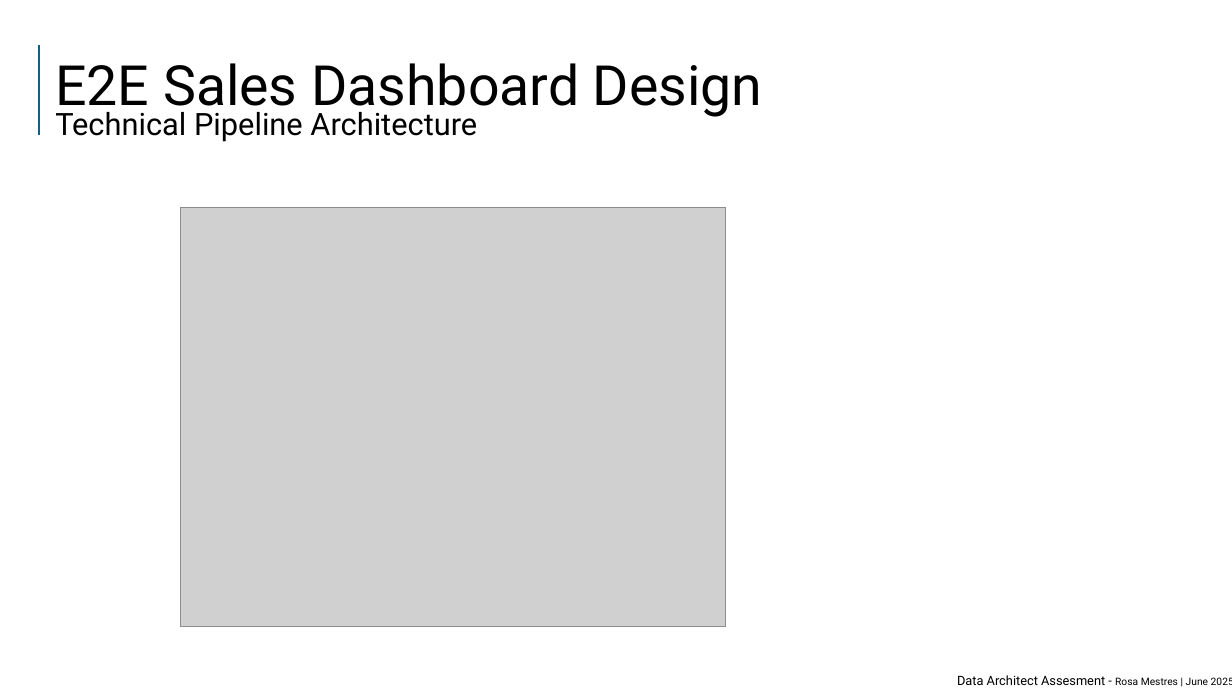
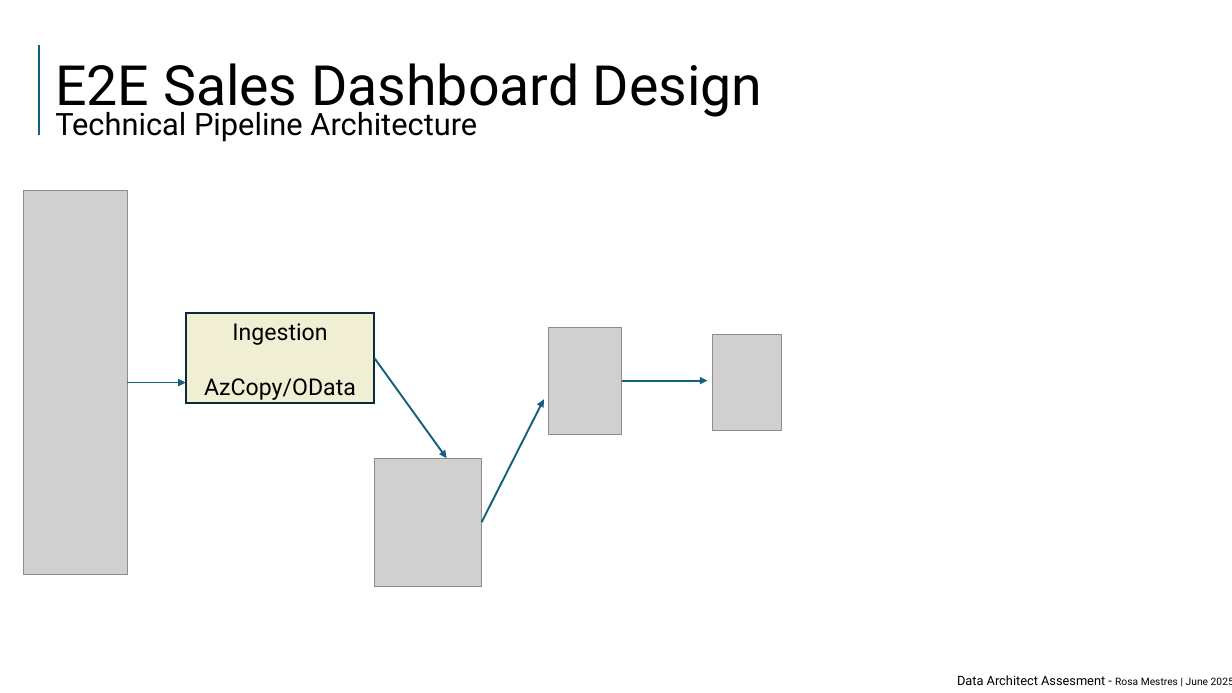
Before and after one commit to rmhuoc/etl_assesment, a slide deck: slide 7 of PyETL/ppt/data_architect_assesment_v1_copy.pptx. Drawn at 1232x693 pixels with LibreOffice and Linux fonts; fonts in the diff are those of the drawing; grey boxes stand for pictures. Boxes give left, top, right and bottom in pixels: in the first picture for what was removed or moved away, otherwise in the second. Text is boxed around its words. In the diff, an @@ line names an element or a change of style, - is before the commit and + after.

```diff
--- a/PyETL/ppt/data_architect_assesment_v1_copy.pptx
+++ b/PyETL/ppt/data_architect_assesment_v1_copy.pptx
@@ picture added at bbox=[24, 190, 128, 576] @@
@@ picture removed at bbox=[180, 208, 726, 627] @@
@@ rectangle added at bbox=[186, 313, 374, 404], fill #F0EFD3, outline #092A39 1.5 pt @@
@@ text added at bbox=[204, 323, 356, 400], 18 pt, text #000000 @@
+Ingestion
+AzCopy/OData
@@ picture added at bbox=[548, 327, 621, 434] @@
@@ arrow added from (374, 359) to (446, 458), #156082 1.5 pt @@
@@ picture added at bbox=[713, 335, 781, 431] @@
@@ arrow added from (128, 383) to (186, 383), #156082 1.5 pt @@
@@ arrow added from (622, 381) to (708, 381), #156082 1.5 pt @@
@@ arrow added from (482, 522) to (544, 399), #156082 1.5 pt @@
@@ picture added at bbox=[374, 458, 482, 587] @@
```
Also in this commit, not shown: 12 other files.
